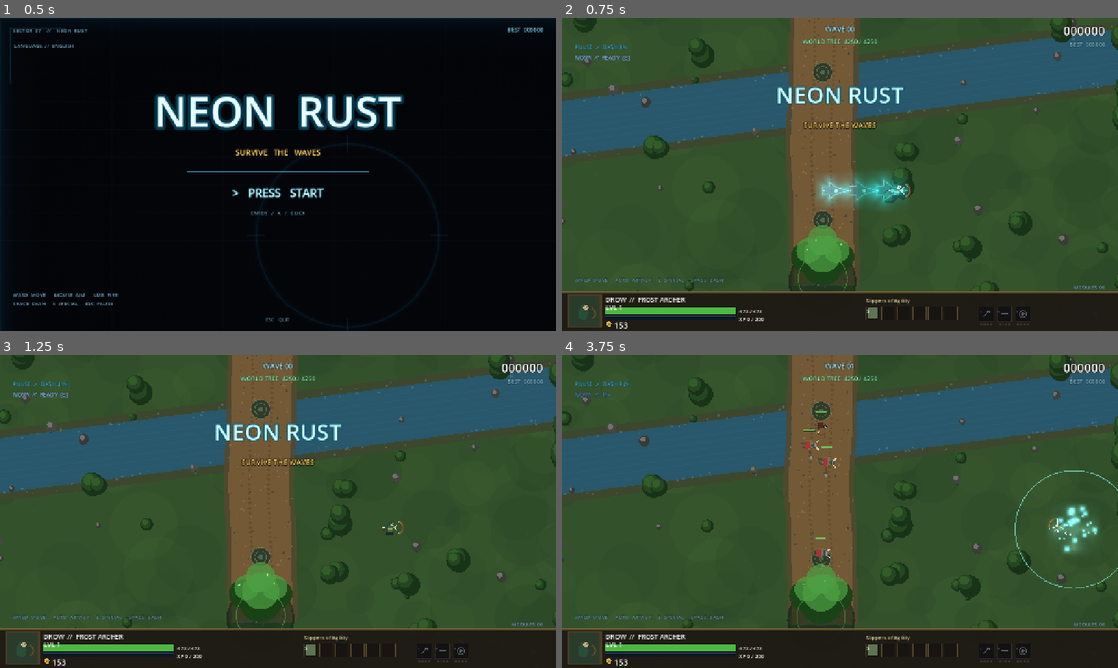
Above: before the commit, frames 1-4 (two rows, left to right).
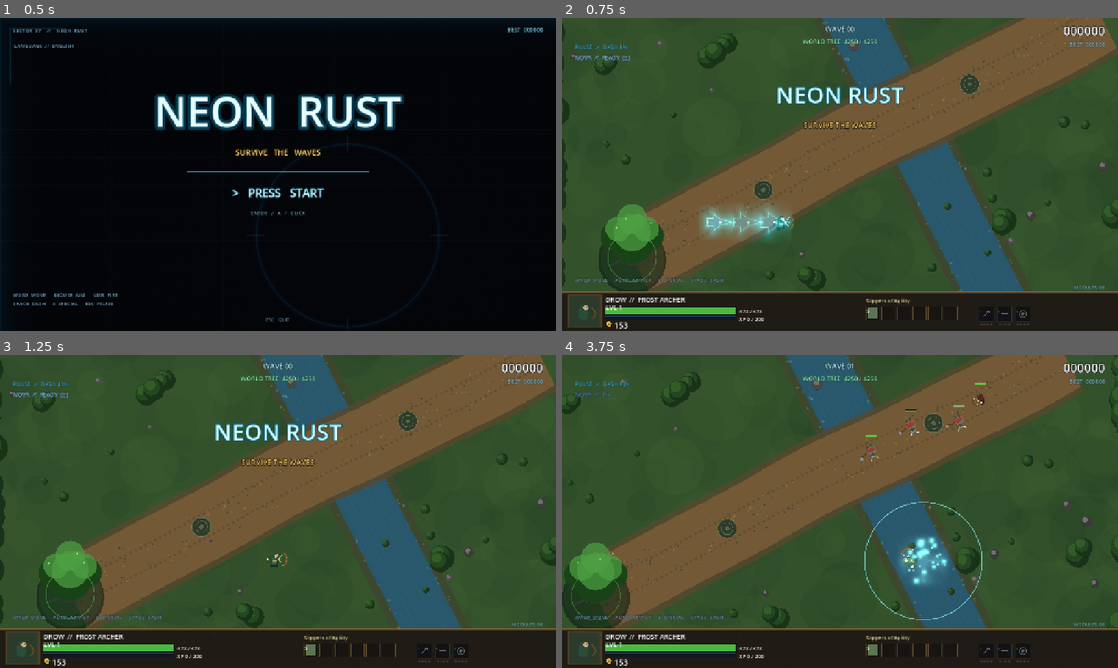
Above: after the commit, the same moments.

Repository: huhaixiao/neon-rust
Game: Godot game, scene res://main.tscn
The game is run twice, just before and just after one commit, with the same random seed, the same clock (stepped at 60 frames per second) and the same inputs.
Inputs (mouse positions are in pixels of both pictures, inside the frame that each line leads up to):
- Up to frame 1 (0.5 s): no input
- Up to frame 2 (0.75 s): tap Enter (ui_accept) at 0.5 s; move the mouse to (962, 158) at 0.52 s; hold D (move_right) from 0.53 s (still down); tap Space (dash) at 0.6 s; click (962, 158) at 0.67 s
- Up to frame 3 (1.25 s): keep holding D (move_right); tap Enter (ui_accept) at 0.77 s
- Up to frame 4 (3.75 s): release D (move_right) at 1.25 s; drag from (728, 527) to (812, 574) at 1.27 s; move the mouse to (895, 442) at 2.02 s; hold D (move_right) 2.03-2.75 s; tap X (fire) at 2.1 s; click (895, 442) at 2.17 s; tap Space (dash) at 2.3 s; drag from (812, 574) to (673, 464) at 2.77 s; move the mouse to (1006, 558) at 3.52 s; hold A (move_left) from 3.53 s (still down); tap E (special) at 3.6 s; click (1006, 558) at 3.67 s

Frame 1 is identical in both runs. In frame 2, 43% of the frame differs, in the area x 0-100%, y 0-88%; in frame 3, 42%; in frame 4, 45%.

Commit message:
feat(lane): re-aim mid down-left, creeps enter from the top-right corner
- new LaneSpec (modules/lanes/data) owns START / TREE / WIDTH / hero spawn; spawner and terrain both read it
- lane art rebuilt along the diagonal: dirt band, cart ruts, river crossing perpendicular, scrub, forest wall, runes
- World Tree moved to the bottom-left (190,800) and the hero spawns in front of it (392,706), clear of the bottom HUD bar
- lane test asserts the Dire entry, the corridor, and the bottom-left tree

Diff:
--- a/modules/lanes/components/lane_visual.gd
+++ b/modules/lanes/components/lane_visual.gd
@@ -1,16 +1,13 @@
 class_name LaneVisual
 extends Node2D
 ## The ground. One `_draw` builds the whole DotA1-looking battlefield: grass,
-## a worn dirt lane down the middle, a river cutting across it, scrub and
-## boulders beside the lane, and a stand of trees forming the map wall.
+## a worn dirt lane running from the Dire entry in the top-right down to the
+## World Tree in the bottom-left, a river crossing it, scrub and boulders beside
+## the lane, and a stand of trees forming the map wall.
 ##
-## Everything is deterministic (`rng.seed` set once), so the map looks the same
-## on every run and a screenshot from yesterday still matches today's code.
-
-const LANE_X := 800.0
-const START_Y := 100.0
-const END_Y := 858.0
-const WIDTH := 190.0
+## Every coordinate comes from `LaneSpec`, so the lane art and the creeps that
+## walk it can never drift apart. Everything is deterministic (`rng.seed` set
+## once), so the map looks the same on every run.
 
 const GRASS := Color(0.20, 0.32, 0.17)
 const GRASS_DARK := Color(0.13, 0.24, 0.13)
@@ -46,22 +43,22 @@
 
 ## Big soft blotches so the grass is not a flat rectangle.
 func _ground_mottle(field: Rect2) -> void:
-	for i in 130:
+	for i in 150:
 		var p := Vector2(
 			rng.randf_range(field.position.x, field.end.x),
 			rng.randf_range(field.position.y, field.end.y)
 		)
-		var r := rng.randf_range(28.0, 96.0)
+		var r := rng.randf_range(28.0, 100.0)
 		var tone := GRASS_DARK if rng.randf() < 0.55 else GRASS_LIGHT
 		tone.a = rng.randf_range(0.10, 0.22)
 		draw_circle(p, r, tone)
 	# Grass tufts, short strokes scattered everywhere off-lane.
-	for i in 420:
+	for i in 460:
 		var p := Vector2(
 			rng.randf_range(field.position.x, field.end.x),
 			rng.randf_range(field.position.y, field.end.y)
 		)
-		if absf(p.x - LANE_X) < WIDTH * 0.42:
+		if absf(LaneSpec.lateral(p)) < LaneSpec.HALF_WIDTH * 0.7:
 			continue
 		var h := rng.randf_range(3.0, 7.0)
 		var col := GRASS_LIGHT
@@ -69,82 +66,95 @@
 		draw_line(p, p + Vector2(rng.randf_range(-1.5, 1.5), -h), col, 1.0)
 
 
-## The river that crosses mid in DotA1: a wide band with a bright current and
-## darker banks, angled so it cuts the lane between the two halves.
+## The river crossing mid: a wide band perpendicular to the lane, so it reads
+## as the map's diagonal river instead of a stripe painted through the lane.
 func _river() -> void:
-	var from := Vector2(-40.0, 470.0)
-	var to := Vector2(1660.0, 250.0)
-	var normal := (to - from).orthogonal().normalized()
+	var centre := LaneSpec.point(0.42)
+	var axis := LaneSpec.normal()
+	var across := axis * 1000.0
+	var bank := 96.0
+	var along := LaneSpec.direction()
 	# Banks.
 	draw_colored_polygon(PackedVector2Array([
-		from + normal * 96.0, to + normal * 96.0, to - normal * 96.0, from - normal * 96.0
+		centre + across + along * bank, centre - across + along * bank,
+		centre - across - along * bank, centre + across - along * bank
 	]), Color(0.24, 0.28, 0.18))
-	# Water body.
+	var water := 74.0
 	draw_colored_polygon(PackedVector2Array([
-		from + normal * 74.0, to + normal * 74.0, to - normal * 74.0, from - normal * 74.0
+		centre + across + along * water, centre - across + along * water,
+		centre - across - along * water, centre + across - along * water
 	]), WATER)
 	# Current bands.
 	for i in 7:
 		var offset := float(i) - 3.0
-		var a := from + normal * (offset * 18.0)
-		var b := to + normal * (offset * 18.0)
+		var a := centre + across + along * (offset * 18.0)
+		var b := centre - across + along * (offset * 18.0)
 		var col := WATER_LIGHT
 		col.a = 0.10 + 0.03 * float(i % 3)
 		draw_line(a, b, col, 3.0)
-	# Shore foam dots.
-	for i in 90:
-		var t := rng.randf()
-		var p: Vector2 = from.lerp(to, t) + normal * (rng.randf_range(62.0, 88.0) * (1.0 if rng.randf() < 0.5 else -1.0))
+	# Shore foam dots along both banks.
+	for i in 110:
+		var t := rng.randf_range(-1.0, 1.0)
+		var side := 1.0 if rng.randf() < 0.5 else -1.0
+		var p: Vector2 = centre + across * t + along * (rng.randf_range(62.0, 88.0) * side)
 		draw_circle(p, rng.randf_range(1.5, 3.5), Color(0.55, 0.72, 0.68, 0.25))
 
 
 ## The lane itself: dirt strip with ragged edges, cart ruts and scattered stones.
 func _lane_path() -> void:
-	var steps := 60
+	var dir := LaneSpec.direction()
+	var side := LaneSpec.normal()
+	var steps := 72
 	var left := PackedVector2Array()
 	var right := PackedVector2Array()
 	for i in steps + 1:
 		var t := float(i) / float(steps)
-		var y := START_Y - 20.0 + (END_Y + 40.0 - START_Y) * t
-		var wobble := sin(t * 9.0) * 5.0 + sin(t * 21.0) * 2.0
-		left.append(Vector2(LANE_X - WIDTH * 0.5 + wobble, y))
-		right.append(Vector2(LANE_X + WIDTH * 0.5 + wobble, y))
+		var centre := LaneSpec.point(t)
+		var wobble := sin(t * 9.0) * 6.0 + sin(t * 21.0) * 2.5
+		left.append(centre + side * (-LaneSpec.HALF_WIDTH + wobble))
+		right.append(centre + side * (LaneSpec.HALF_WIDTH + wobble))
+	# Shoulder first, then the packed centre.
 	var reversed_right := PackedVector2Array()
 	for i in range(right.size() - 1, -1, -1):
 		reversed_right.append(right[i])
-	# Shoulder first, then the packed centre.
 	draw_colored_polygon(left + reversed_right, Color(0.33, 0.28, 0.18, 0.85))
 	var inner := PackedVector2Array()
 	for point in left + reversed_right:
-		inner.append(Vector2(LANE_X + (point.x - LANE_X) * 0.86, point.y))
+		var centre_progress: float = LaneSpec.progress_of(point)
+		var centre := LaneSpec.point(centre_progress)
+		inner.append(centre + (point - centre) * 0.86)
 	draw_colored_polygon(inner, DIRT)
-	# Two cart ruts down the middle, the way a lane is actually worn.
-	for side in [-26.0, 26.0]:
-		var y := START_Y
-		while y < END_Y + 20.0:
-			var t := (y - START_Y) / (END_Y + 20.0 - START_Y)
-			var x: float = LANE_X + side + sin(t * 9.0) * 5.0
-			draw_circle(Vector2(x, y), 4.0, Color(DIRT_DARK.r, DIRT_DARK.g, DIRT_DARK.b, 0.5))
-			y += 13.0
+	# Two cart ruts running the length of the lane.
+	for offset in [-30.0, 30.0]:
+		var travelled := 0.0
+		var total := LaneSpec.length()
+		while travelled < total:
+			var t := travelled / total
+			var wobble := sin(t * 9.0) * 6.0
+			var at: Vector2 = LaneSpec.point(t) + side * (offset + wobble)
+			draw_circle(at, 4.0, Color(DIRT_DARK.r, DIRT_DARK.g, DIRT_DARK.b, 0.5))
+			travelled += 15.0
 	# Pebbles and hoof marks.
-	for i in 190:
+	for i in 200:
 		var t := rng.randf()
-		var y := START_Y - 20.0 + (END_Y + 60.0 - START_Y) * t
-		var x: float = LANE_X + rng.randf_range(-WIDTH * 0.46, WIDTH * 0.46)
+		var centre := LaneSpec.point(t)
+		var at: Vector2 = centre + side * rng.randf_range(-LaneSpec.HALF_WIDTH * 0.14, LaneSpec.HALF_WIDTH * 0.14) * 3.3
 		if rng.randf() < 0.6:
-			draw_circle(Vector2(x, y), rng.randf_range(1.0, 3.0), DIRT_LIGHT)
+			draw_circle(at, rng.randf_range(1.0, 3.0), DIRT_LIGHT)
 		else:
-			draw_circle(Vector2(x, y), rng.randf_range(1.5, 2.6), STONE.darkened(0.2))
+			draw_circle(at, rng.randf_range(1.5, 2.6), STONE.darkened(0.2))
 
 
 ## Boulders and bushes off the lane, so the eye has something beside the path.
 func _scrub(field: Rect2) -> void:
-	for i in 46:
+	for i in 54:
 		var p := Vector2(
 			rng.randf_range(field.position.x + 40.0, field.end.x - 40.0),
 			rng.randf_range(field.position.y + 40.0, field.end.y - 40.0)
 		)
-		if absf(p.x - LANE_X) < WIDTH * 0.85:
+		if absf(LaneSpec.lateral(p)) < LaneSpec.HALF_WIDTH * 1.7:
+			continue
+		if p.distance_to(LaneSpec.TREE) < 210.0:
 			continue
 		var size := rng.randf_range(6.0, 15.0)
 		if rng.randf() < 0.5:
@@ -157,8 +167,8 @@
 			draw_circle(p + Vector2(-5.0, -5.0), size * 0.6, TREE_LIGHT)
 
 
-## The trees that ring the map. Two bands at the top and bottom plus a ragged
-## wall down both sides: the classic "you are inside a forest" silhouette.
+## The trees that ring the map: a ragged wall on all four sides plus a few
+## clusters inside, all kept clear of the lane corridor and the tree's plaza.
 func _tree_wall(field: Rect2) -> void:
 	var margin := 26.0
 	for side in [field.position.x + margin, field.end.x - margin]:
@@ -171,14 +181,14 @@
 		while x < field.end.x - margin:
 			_tree(Vector2(x, float(edge) + rng.randf_range(-16.0, 16.0)), rng.randf_range(26.0, 46.0))
 			x += rng.randf_range(36.0, 56.0)
-	for i in 14:
+	for i in 16:
 		var p := Vector2(
 			rng.randf_range(field.position.x + 80.0, field.end.x - 80.0),
 			rng.randf_range(field.position.y + 80.0, field.end.y - 80.0)
 		)
-		if absf(p.x - LANE_X) < WIDTH * 1.1:
-			continue
-		if p.distance_to(Vector2(LANE_X, END_Y)) < 190.0:
+		if absf(LaneSpec.lateral(p)) < LaneSpec.HALF_WIDTH + 120.0:
+			continue
+		if p.distance_to(LaneSpec.TREE) < 240.0:
 			continue
 		_tree(p, rng.randf_range(24.0, 34.0))
 		_tree(p + Vector2(rng.randf_range(-26.0, 26.0), rng.randf_range(-26.0, 26.0)), rng.randf_range(20.0, 30.0))
@@ -193,10 +203,10 @@
 	draw_circle(at + Vector2(-size * 0.34, -size * 0.36), size * 0.48, TREE_LIGHT)
 
 
-## Two rune spots on the lane, decorative: they mark where a DotA1 rune would
-## sit and give the eye a landmark at each end of the walk.
+## Rune spots along the lane, decorative: a landmark at both ends of the walk.
 func _rune_stones() -> void:
-	for p in [Vector2(LANE_X, 300.0), Vector2(LANE_X, 700.0)]:
+	for t in [0.28, 0.72]:
+		var p := LaneSpec.point(t)
 		draw_circle(p, 26.0, Color(0.16, 0.22, 0.16, 0.9))
 		draw_arc(p, 26.0, 0.0, TAU, 32, Color(0.45, 0.55, 0.42, 0.6), 2.0)
 		draw_arc(p, 16.0, 0.0, TAU, 24, Color(0.55, 0.68, 0.5, 0.45), 1.5)
--- /dev/null
+++ b/modules/lanes/data/lane_spec.gd
@@ -0,0 +1,49 @@
+class_name LaneSpec
+extends RefCounted
+## The one middle lane, as a line from the Dire entry in the top-right corner
+## down to the World Tree in the bottom-left. Everything that needs a lane
+## coordinate (spawner, terrain art, tests) reads it from here, so re-aiming the
+## lane is two constants and no scattered magic numbers.
+
+## Creeps walk in from here: top-right corner of the 1600x1000 arena.
+const START := Vector2(1460.0, 150.0)
+## The World Tree sits here: bottom-left corner.
+const TREE := Vector2(190.0, 800.0)
+## Dirt width, and how far off the centre line the lane art may wobble.
+const WIDTH := 220.0
+const HALF_WIDTH := WIDTH * 0.5
+## Where the hero stands: in front of the tree, facing up the lane.
+const HERO_SPAWN := Vector2(392.0, 706.0)
+
+
+static func direction() -> Vector2:
+	return (TREE - START).normalized()
+
+
+## Perpendicular to the lane, pointing "left" of the walk direction.
+static func normal() -> Vector2:
+	return direction().orthogonal()
+
+
+static func length() -> float:
+	return START.distance_to(TREE)
+
+
+## A point along the lane, 0.0 at the Dire entry, 1.0 at the tree.
+static func point(t: float) -> Vector2:
+	return START.lerp(TREE, clampf(t, 0.0, 1.0))
+
+
+## How far off the centre line a world point sits (signed, in pixels).
+static func lateral(at: Vector2) -> float:
+	return (at - START).dot(normal())
+
+
+## How far along the lane a world point sits (0..1, unclamped).
+static func progress_of(at: Vector2) -> float:
+	return (at - START).dot(direction()) / length()
+
+
+## Where the hero spawns: front of the tree, slightly up-lane.
+static func hero_spawn() -> Vector2:
+	return HERO_SPAWN
--- a/modules/stage/stage.tscn
+++ b/modules/stage/stage.tscn
@@ -26,10 +26,10 @@
 [node name="Enemies" type="Node2D" parent="."]
 
 [node name="Player" parent="." instance=ExtResource("3_player")]
-position = Vector2(800, 620)
+position = Vector2(392, 706)
 
 [node name="WorldTree" parent="." instance=ExtResource("8_tree")]
-position = Vector2(800, 858)
+position = Vector2(190, 800)
 z_index = 2
 
 [node name="Bullets" type="Node2D" parent="."]
--- a/modules/waves/spawner.gd
+++ b/modules/waves/spawner.gd
@@ -6,15 +6,12 @@
 ##   - 没有间隔: 一波清空, 下一波立刻从上方走进中路
 ##   - 小兵按 DotA1 的 7:30 周期升级（每 15 波一次, 见 CreepCatalog）
 ##
-## One middle lane for now: creeps enter at the top of the map and walk down
-## to the World Tree. Side lanes stay as data for later (see `docs/`).
+## One middle lane for now: creeps enter at the top-right corner and walk
+## down-left to the World Tree. The whole line lives in `LaneSpec`.
 
 const ENEMY_SCENE := preload("res://modules/enemies/enemy.tscn")
 const PICKUP_SCENE := preload("res://modules/pickups/pickup.tscn")
 
-const LANE_X := 800.0
-const LANE_START_Y := 110.0
-const LANE_END := Vector2(800.0, 858.0)
 ## How close the hero has to get before a lane creep stops marching and fights.
 const ENGAGE_RANGE := 250.0
 
@@ -28,7 +25,7 @@
 const FIRST_START_DELAY := 1.2
 
 var wave := 0
-var lane_end := LANE_END
+var lane_end := LaneSpec.TREE
 
 var _alive: Array[Enemy] = []
 var _queue: Array[int] = []
@@ -102,10 +99,12 @@
 
 
 func _spawn_point() -> Vector2:
-	# Single middle lane: creeps enter at the top and walk down to the tree.
-	# Lateral jitter keeps them from stacking into one line the separation
-	# pass has to untangle.
-	return Vector2(LANE_X + randf_range(-30.0, 30.0), LANE_START_Y + randf_range(-12.0, 12.0))
+	# Single middle lane: creeps enter just inside the top-right corner and walk
+	# down-left. Jitter goes along the lane's normal and a little way up-lane,
+	# so a wave arrives as a loose cluster instead of one stacked point.
+	var dir := LaneSpec.direction()
+	var side := LaneSpec.normal()
+	return LaneSpec.START + side * randf_range(-62.0, 62.0) + dir * randf_range(-10.0, 40.0)
 
 
 func _prune() -> void:
--- a/tests/lane_probe.gd
+++ b/tests/lane_probe.gd
@@ -27,9 +27,9 @@
 		var creep := ENEMY_SCENE.instantiate() as Enemy
 		creep.configure(kinds[i], 1)
 		creep.lane_active = true
-		creep.lane_end = Vector2(800.0, 858.0)
+		creep.lane_end = LaneSpec.TREE
 		creep.engage_range = 250.0
-		creep.position = Vector2(800.0 + (i - 1.5) * 34.0, 110.0)
+		creep.position = LaneSpec.START + LaneSpec.normal() * ((i - 1.5) * 34.0)
 		Game.enemies_root.add_child(creep)
 	await get_tree().physics_frame
 
--- a/tests/lane_test.gd
+++ b/tests/lane_test.gd
@@ -105,14 +105,22 @@
 		_fail("spawner was not wired")
 	else:
 		spawner.set_process(false)
-		if spawner.lane_end.distance_to(Vector2(800.0, 858.0)) > 0.01:
+		if spawner.lane_end.distance_to(LaneSpec.TREE) > 0.01:
 			_fail("lane should end at the tree, got %s" % str(spawner.lane_end))
+		# Creeps enter at the top-right corner and stay on the lane corridor.
 		for i in 12:
 			var point: Vector2 = spawner._spawn_point()
-			if absf(point.x - 800.0) > 40.0:
-				_fail("creep spawned off the middle lane at x=%.1f" % point.x)
-			if point.y > 140.0:
-				_fail("creep should enter from the top of the lane, y=%.1f" % point.y)
+			if point.distance_to(LaneSpec.START) > 120.0:
+				_fail("creep did not spawn at the Dire entry, got %s" % str(point))
+			if absf(LaneSpec.lateral(point)) > 90.0:
+				_fail("creep spawned off the lane corridor, lateral = %.1f" % LaneSpec.lateral(point))
+		# Defend the bottom-left: the tree and hero both live there.
+		if LaneSpec.TREE.x > 300.0 or LaneSpec.TREE.y < 700.0:
+			_fail("the World Tree should sit in the bottom-left corner, got %s" % str(LaneSpec.TREE))
+		if LaneSpec.START.x < 1200.0 or LaneSpec.START.y > 300.0:
+			_fail("creeps should enter from the top-right corner, got %s" % str(LaneSpec.START))
+		if player.global_position.distance_to(LaneSpec.hero_spawn()) > 6.0:
+			_fail("the hero should spawn in front of the tree, got %s" % str(player.global_position))
 
 		# --- DotA1 wave layout: 3 melee + 1 ranged, siege every 7th ------
 		var plain := spawner.composition(1)
@@ -151,7 +159,7 @@
 	var near := enemy_scene.instantiate() as Enemy
 	near.configure(Enemy.Kind.CHASER, 1)
 	near.lane_active = true
-	near.lane_end = Vector2(800.0, 858.0)
+	near.lane_end = LaneSpec.TREE
 	near.engage_range = 2000.0
 	near.position = player.global_position + Vector2(210.0, 0.0)
 	Game.enemies_root.add_child(near)
@@ -208,10 +216,10 @@
 	var leaker := enemy_scene.instantiate() as Enemy
 	leaker.configure(Enemy.Kind.CHASER, 1)
 	leaker.lane_active = true
-	leaker.lane_end = Vector2(800.0, 858.0)
+	leaker.lane_end = LaneSpec.TREE
 	# Parked close to the hero, so keep it from switching to a hero fight.
 	leaker.engage_range = 10.0
-	leaker.position = Vector2(800.0, 800.0)
+	leaker.position = LaneSpec.TREE - LaneSpec.direction() * 70.0
 	Game.enemies_root.add_child(leaker)
 	for i in 40:
 		await get_tree().physics_frame
Not shown, added: modules/lanes/data/lane_spec.gd.uid
Not shown, added: tests/capture_progress.gd.uid
